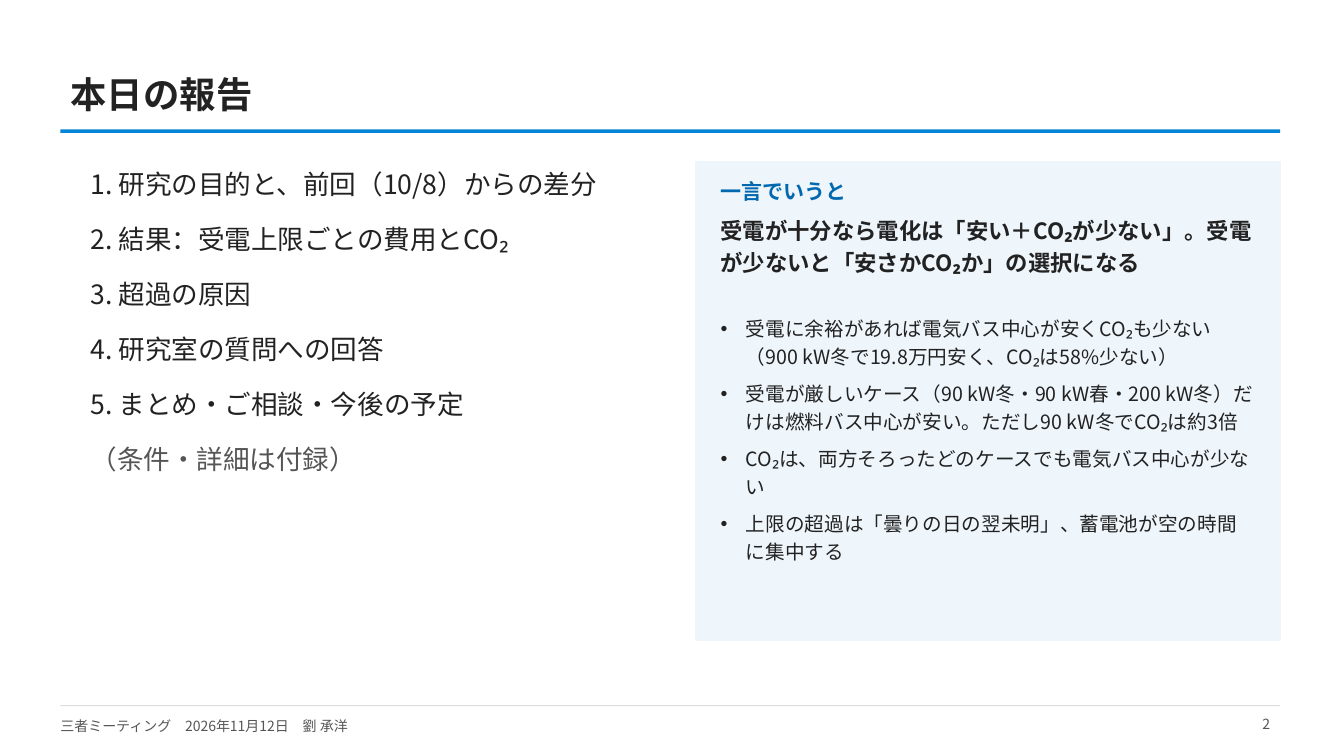
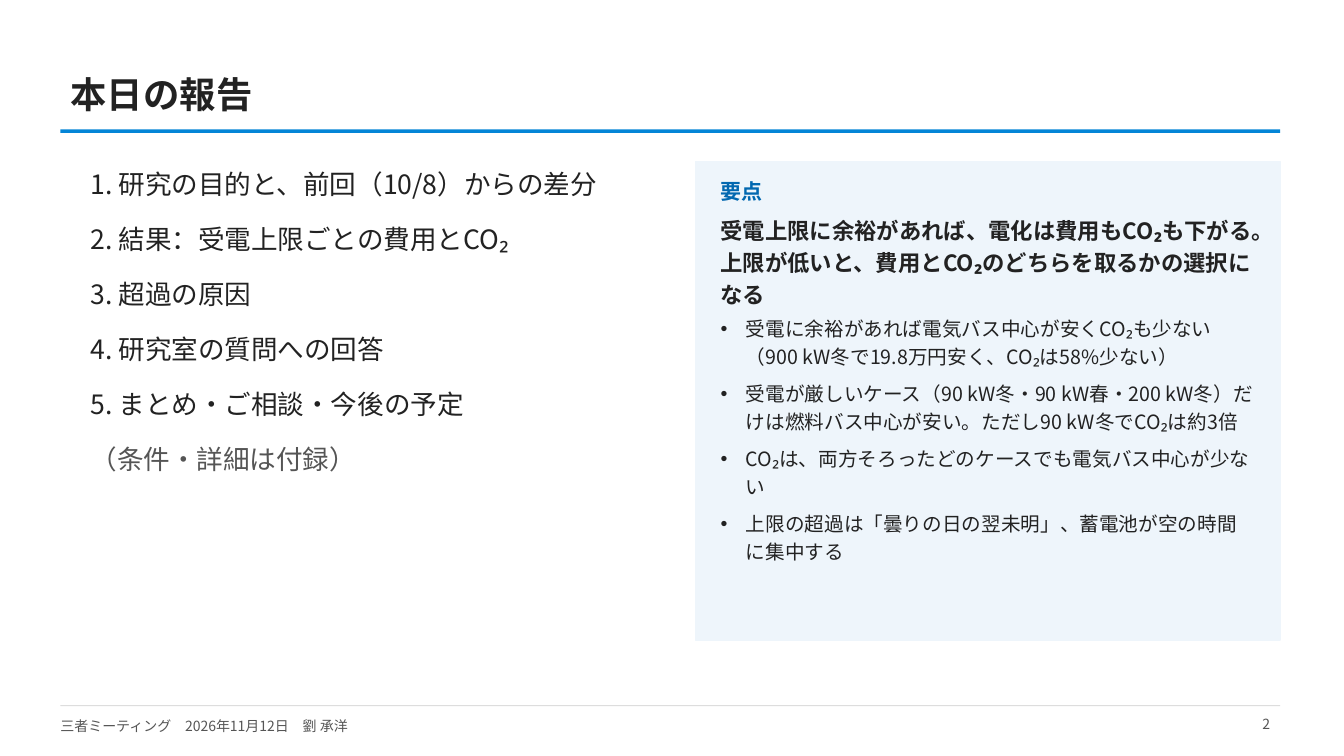
Before and after one commit to CYLIU2003/master-course, a slide deck: slide 2 of outcome/2026-11-12_three_party/three_party_20261112.pptx. Drawn at 1344x756 pixels with LibreOffice and Linux fonts; fonts in the diff are those of the drawing. Boxes give left, top, right and bottom in pixels: in the first picture for what was removed or moved away, otherwise in the second. Text is boxed around its words. In the diff, an @@ line names an element or a change of style, - is before the commit and + after.

```diff
--- a/outcome/2026-11-12_three_party/three_party_20261112.pptx
+++ b/outcome/2026-11-12_three_party/three_party_20261112.pptx
@@ text at <box>721,181,763,201</box>: text changed @@
-一言でいうと
+要点
@@ text at <box>721,220,1274,274</box>: text changed @@
-受電が十分なら電化は「安い＋CO₂が少ない」。受電が少ないと「安さかCO₂か」の選択になる
+受電上限に余裕があれば、電化は費用もCO₂も下がる。上限が低いと、費用とCO₂のどちらを取るかの選択になる
```
Also in this commit, not shown: 3 other slides changed, 1 slide added, 3 other files.
